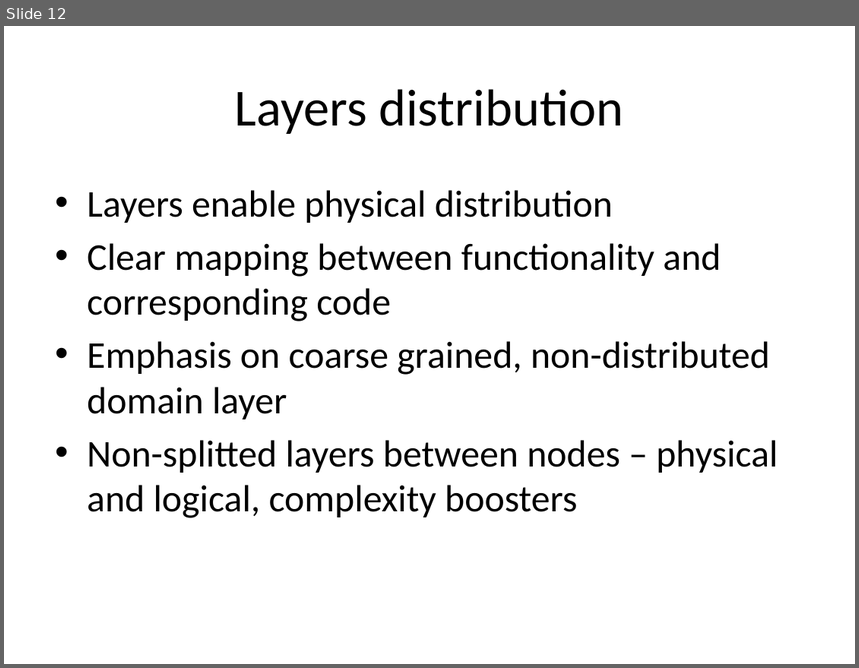
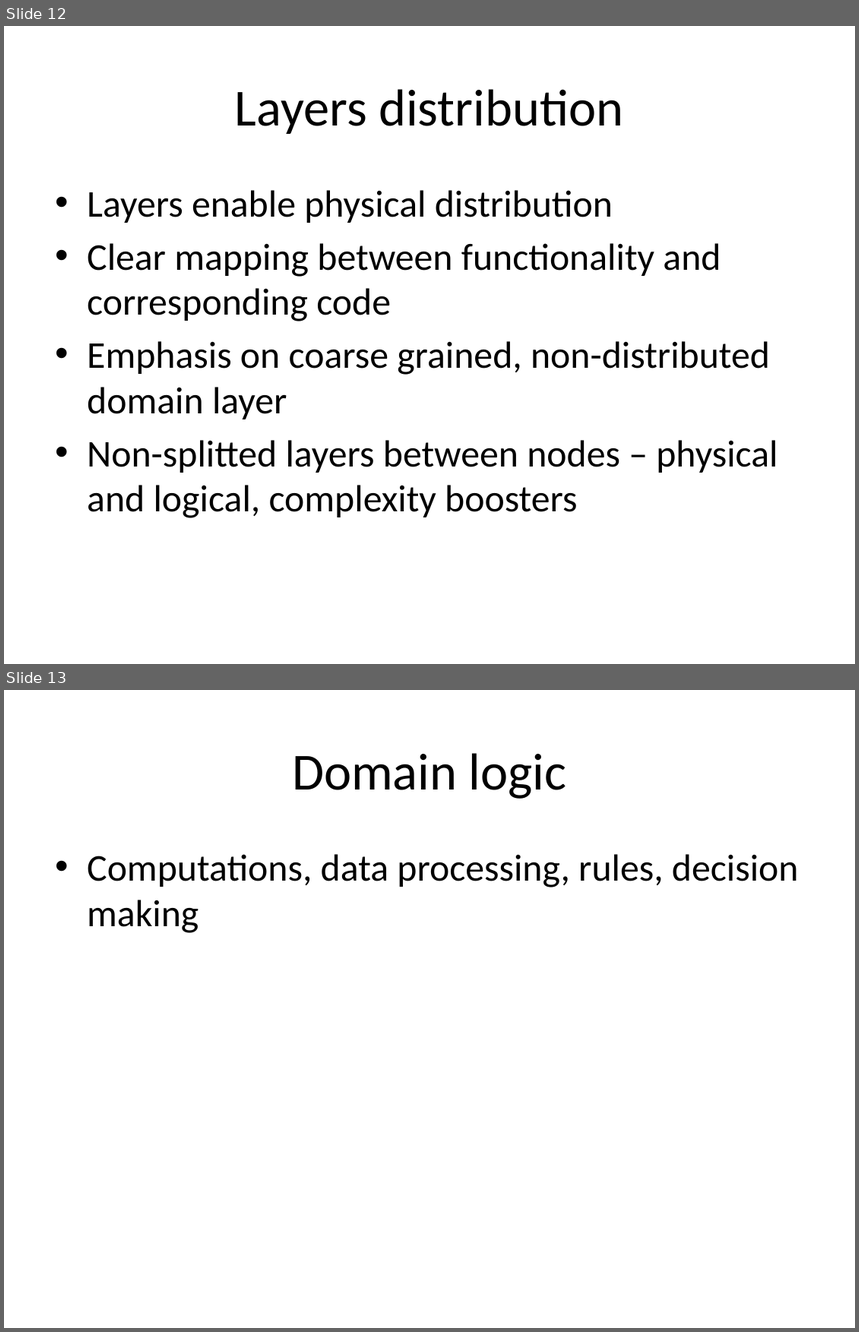
Before and after one commit to piotrcierpich/IntroToArchitecture, a slide deck: IntroToArchitecture.pptx. Shown one above the other, each under a label of ours: slide 12 before the commit, slides 12 and 13 after it. The pictures are 859x668 and 859x1332 pixels, drawn with LibreOffice and Linux fonts; fonts in the diff are those of the drawing. Boxes give left, top, right and bottom in pixels: in the first picture for what was removed or moved away, otherwise in the second. Text is boxed around its words. In the diff, an @@ line names an element or a change of style, - is before the commit and + after.

Commit message:
added domain logic part

```diff
--- a/IntroToArchitecture.pptx
+++ b/IntroToArchitecture.pptx
@@ slide 13 added at bbox=[4, 690, 855, 1328], background #FFFFFF @@
@@ title added at bbox=[292, 753, 566, 799], 44 pt, text #000000 @@
+Domain logic
@@ text added at bbox=[87, 854, 799, 933], 32 pt, text #000000 @@
+• Computations, data processing, rules, decision making
```
Also in this commit, not shown: 4 other slides added, 1 other file.
